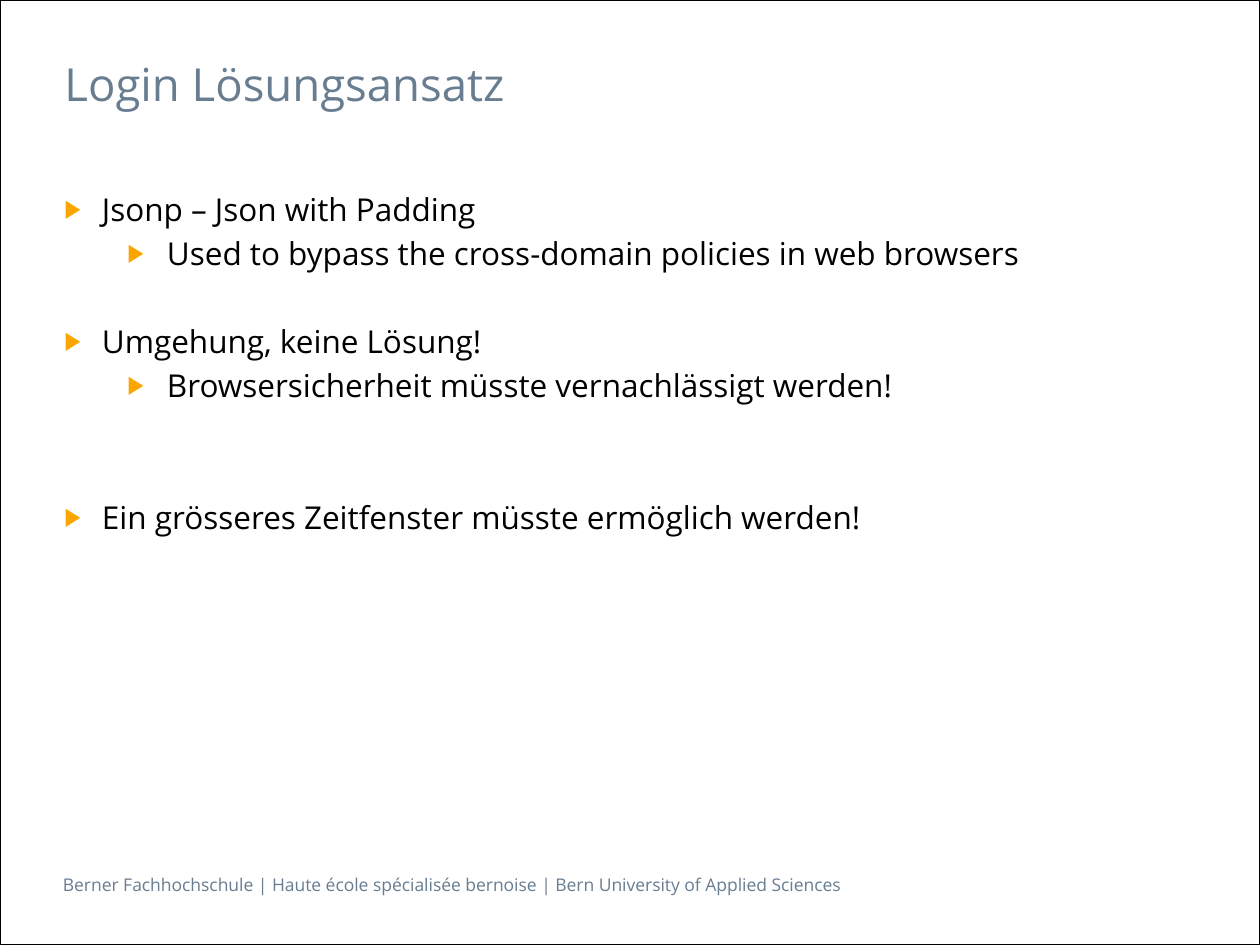
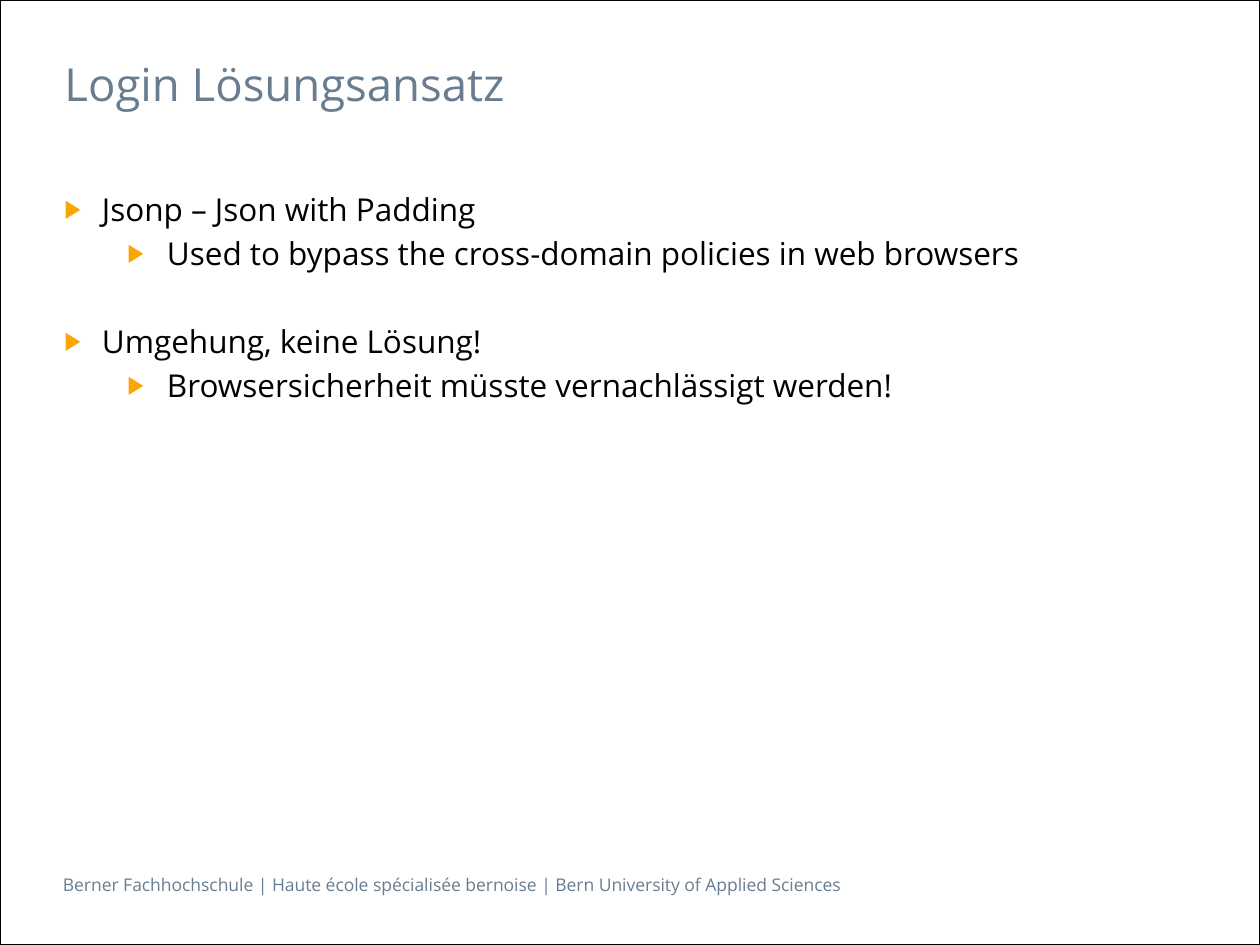
Before and after one commit to ramol1/MisMatrix, a slide deck: slide 11 of documentation/mismatrix_endpräsentation_präsentation.pptx. Drawn at 1260x945 pixels with LibreOffice and Linux fonts; fonts in the diff are those of the drawing. Boxes give left, top, right and bottom in pixels: in the first picture for what was removed or moved away, otherwise in the second. Text is boxed around its words. In the diff, an @@ line names an element or a change of style, - is before the commit and + after.

```diff
--- a/documentation/mismatrix_endpräsentation_präsentation.pptx
+++ b/documentation/mismatrix_endpräsentation_präsentation.pptx
@@ text at (102,505,860,537): paragraph removed @@
-▶ Ein grösseres Zeitfenster müsste ermöglich werden!
```
Also in this commit, not shown: 1 slide added.
